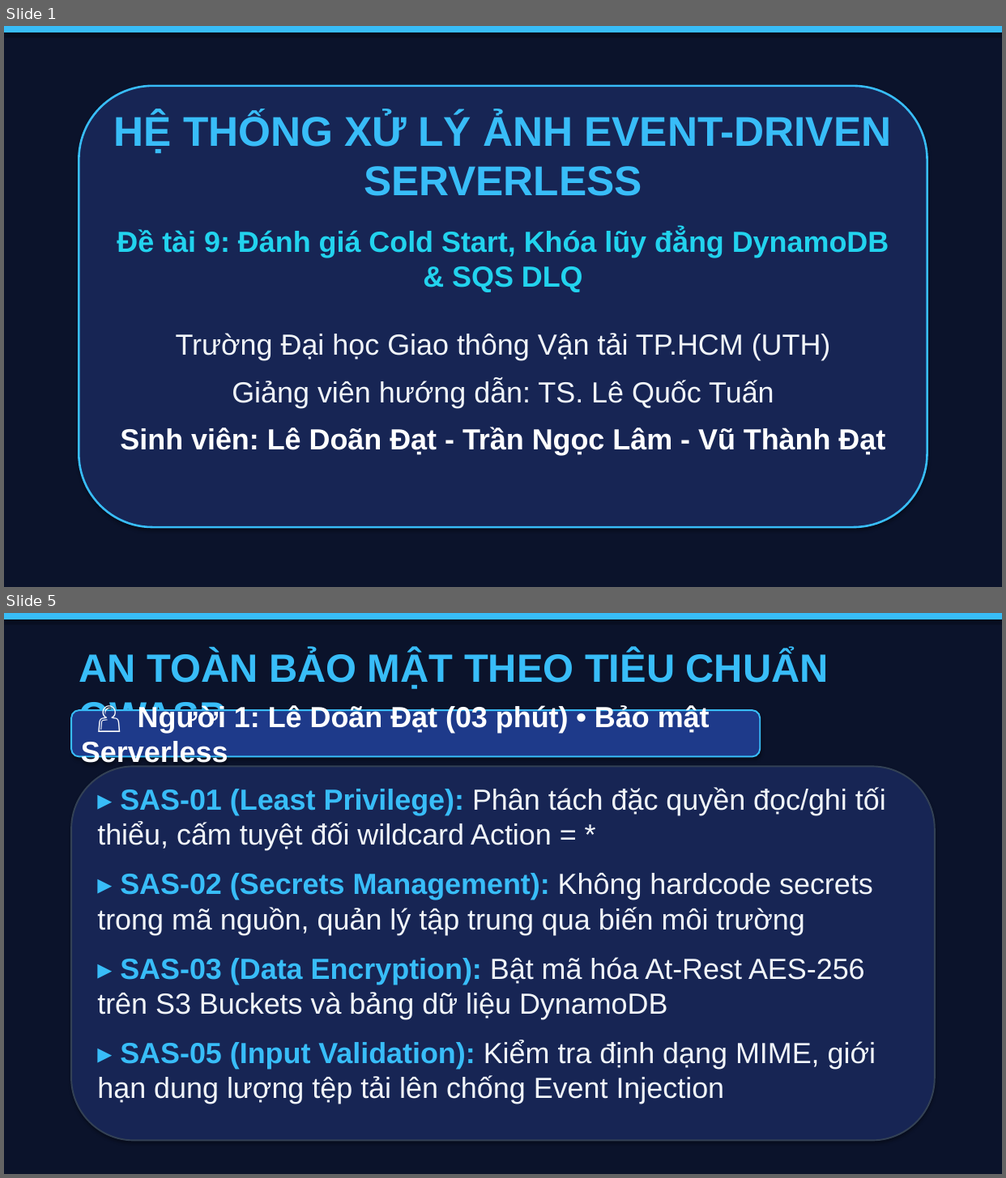
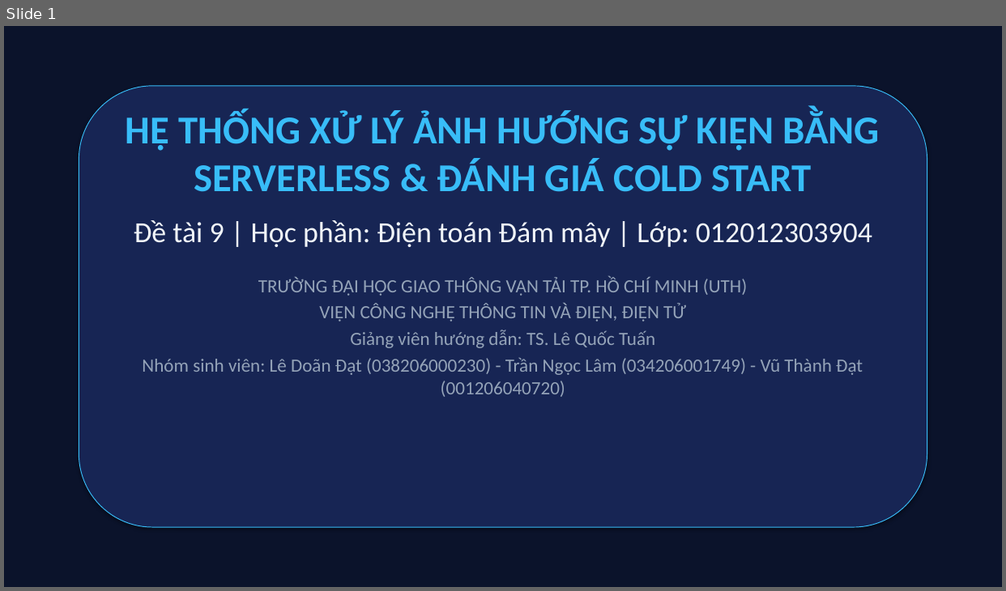
Before and after one commit to datdanghoccode/DTDM_XuLyAnh_Serverless, a slide deck: docs/DTDM_ThuyetTrinh_DeTai9.pptx. Shown one above the other, each under a label of ours: slides 1 and 5 before the commit, slide 1 after it; the slides between them are not shown. The pictures are 1006x1178 and 1006x591 pixels, drawn with LibreOffice and Linux fonts; fonts in the diff are those of the drawing. Boxes give left, top, right and bottom in pixels: in the first picture for what was removed or moved away, otherwise in the second. Text is boxed around its words. In the diff, an @@ line names an element or a change of style, - is before the commit and + after.

Commit message:
docs: cap nhat 24 slide thuyet trinh 3 thanh vien va bieu do minh chung

```diff
--- a/docs/DTDM_ThuyetTrinh_DeTai9.pptx
+++ b/docs/DTDM_ThuyetTrinh_DeTai9.pptx
@@ slide 5 removed at bbox=[4, 613, 1002, 1174], background #FFFFFF @@
@@ rectangle removed at bbox=[4, 613, 1002, 1174] @@
@@ rectangle removed at bbox=[4, 613, 1002, 619] @@
@@ text removed at bbox=[79, 651, 829, 734] @@
-AN TOÀN BẢO MẬT THEO TIÊU CHUẨN OWASP
@@ rounded rectangle removed at bbox=[71, 710, 760, 756] @@
-👤 Người 1: Lê Doãn Đạt (03 phút) • Bảo mật Serverless
@@ rounded rectangle removed at bbox=[71, 766, 935, 1141] @@
@@ text removed at bbox=[97, 787, 886, 1104] @@
-▸ SAS-01 (Least Privilege): Phân tách đặc quyền đọc/ghi tối thiểu, cấm tuyệt đối wildcard Action = *
-▸ SAS-02 (Secrets Management): Không hardcode secrets trong mã nguồn, quản lý tập trung qua biến môi trường
-▸ SAS-03 (Data Encryption): Bật mã hóa At-Rest AES-256 trên S3 Buckets và bảng dữ liệu DynamoDB
-▸ SAS-05 (Input Validation): Kiểm tra định dạng MIME, giới hạn dung lượng tệp tải lên chống Event Injection
@@ slide 1 changed as well @@
@@ rectangle removed at bbox=[4, 26, 1002, 32] @@
@@ rounded rectangle at bbox=[79, 86, 927, 527]: outline #38BDF8 2 pt to #38BDF8 0.75 pt @@
@@ text at bbox=[126, 111, 880, 322]: text changed; size 28 to 18 pt; font Arial to Calibri; text colour #22D3EE to #94A3B8; bold off @@
-HỆ THỐNG XỬ LÝ ẢNH EVENT-DRIVEN SERVERLESS
-Đề tài 9: Đánh giá Cold Start, Khóa lũy đẳng DynamoDB & SQS DLQ
-Trường Đại học Giao thông Vận tải TP.HCM (UTH)
+HỆ THỐNG XỬ LÝ ẢNH HƯỚNG SỰ KIỆN BẰNG SERVERLESS & ĐÁNH GIÁ COLD START
+Đề tài 9 | Học phần: Điện toán Đám mây | Lớp: 012012303904
+TRƯỜNG ĐẠI HỌC GIAO THÔNG VẬN TẢI TP. HỒ CHÍ MINH (UTH)
+VIỆN CÔNG NGHỆ THÔNG TIN VÀ ĐIỆN, ĐIỆN TỬ
@@ text at bbox=[350, 330, 655, 348]: size 28 to 18 pt, font Arial to Calibri, text colour #F1F5F9 to #94A3B8 in "Giảng viên hướng dẫn: TS. Lê Quốc ..."; less space between paragraphs @@
@@ text at bbox=[142, 358, 863, 397]: text changed; size 28 to 18 pt; font Arial to Calibri; text colour #FFFFFF to #94A3B8; bold off @@
-Sinh viên: Lê Doãn Đạt - Trần Ngọc Lâm - Vũ Thành Đạt
+Nhóm sinh viên: Lê Doãn Đạt (038206000230) - Trần Ngọc Lâm (034206001749) - Vũ Thành Đạt (001206040720)
```
Also in this commit, not shown: 2 other slides changed, 21 slides added, 10 other slides removed, 4 other files.
